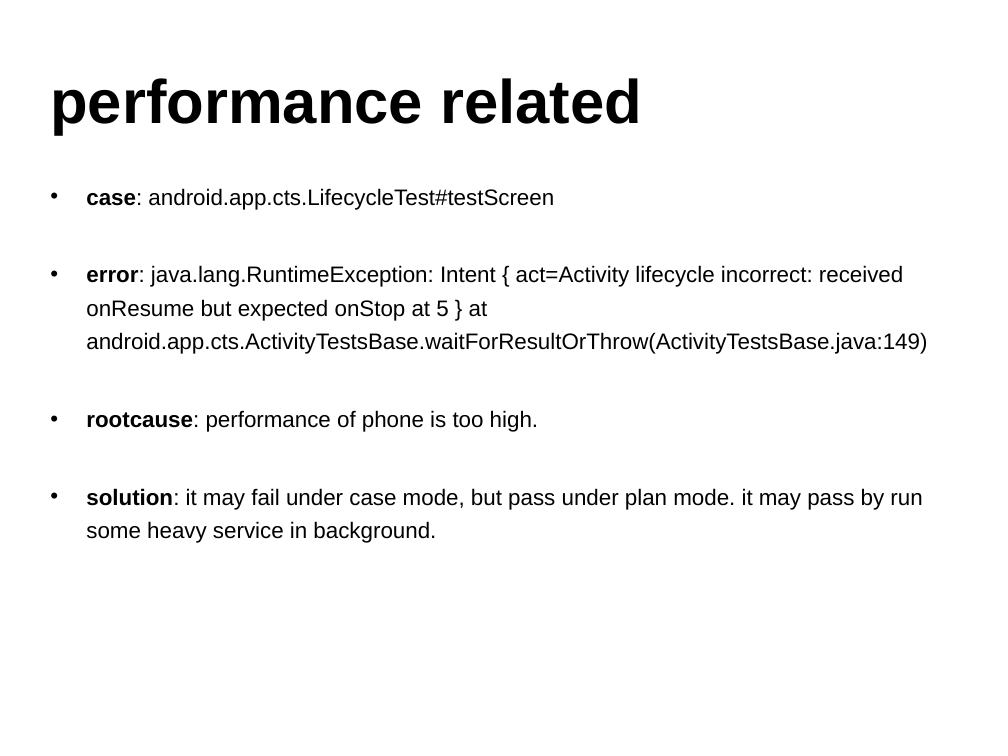
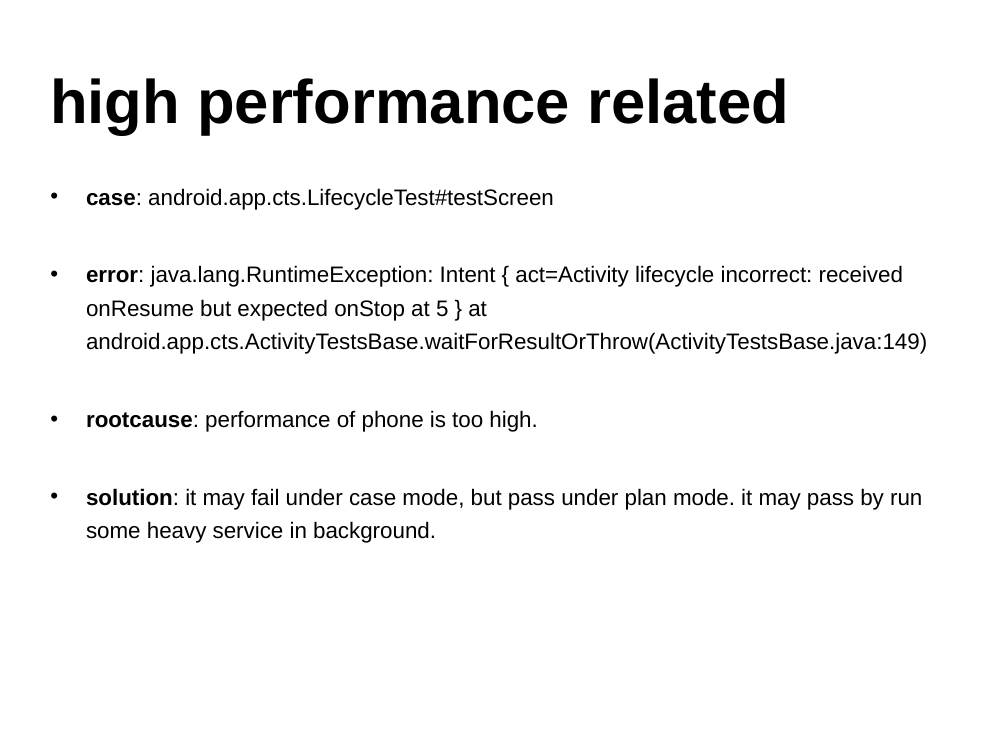
Before and after one commit to widerules/system-information, a slide deck: slide 36 of cts/CTS-training.ppt (slide 35 before the commit). Drawn at 1008x756 pixels with LibreOffice and Linux fonts; fonts in the diff are those of the drawing; background and template pictures are left out. Boxes give left, top, right and bottom in pixels: in the first picture for what was removed or moved away, otherwise in the second. Text is boxed around its words. In the diff, an @@ line names an element or a change of style, - is before the commit and + after.

```diff
--- a/cts/CTS-training.ppt
+++ b/cts/CTS-training.ppt
@@ text at (x1=50, y1=78, x2=789, y2=135): text changed @@
-performance related
+high performance related
@@ text "case: android.app.cts.LifecycleTest#testScreen" at (x1=86, y1=188, x2=927, y2=543): indent changed @@
```
Also in this commit, not shown: 28 other slides changed, 1 slide added, 1 other file.
